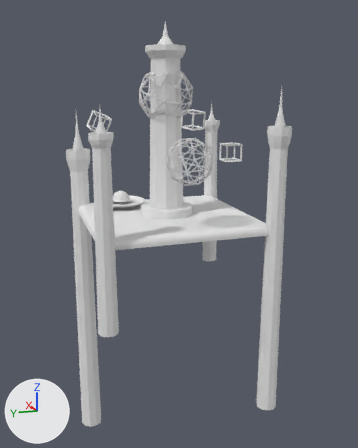
The Blender file meshes/vignette.blend: old version first, new version second.
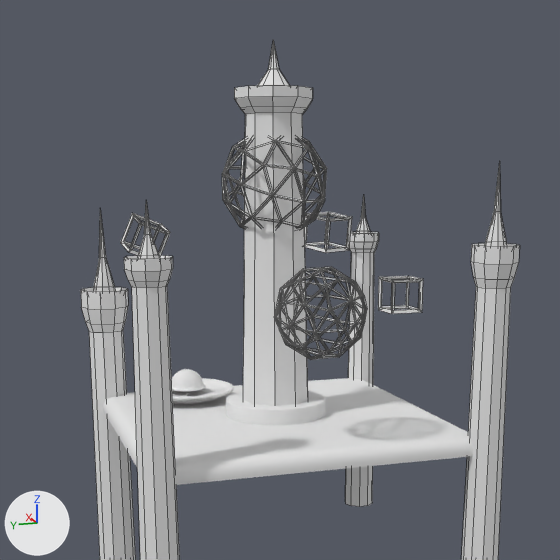
There are two pictures of each version: one whole from a 50 mm camera at (-29.02, 8.83, 7.2) aimed at (0.29, -0.92, -0.83), one close up on the part from 7% to 87% of the width and 0% to 65% of the height. The lights are fixed; the arrows at lower left show +X, +Y and +Z. The close-ups show mesh edges as thin lines.
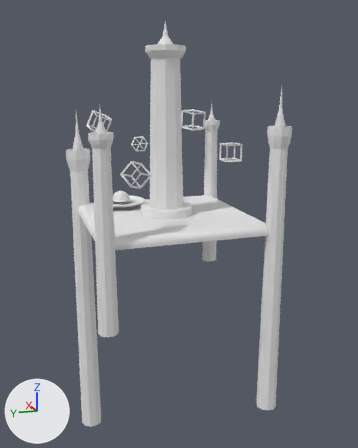
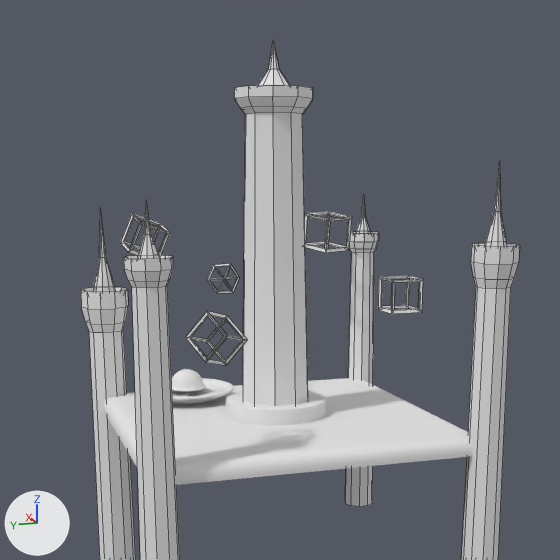
Changed parts and their boxes [x1, y1, x2, y2] in the close-ups (560 x 560 px):
'Sphere.2', deleted
    before: [274, 267, 367, 360]
'Sphere.1', deleted
    before: [222, 136, 327, 230]
'Cube.003', added
    after: [185, 311, 247, 365]
'Cube.004', added
    after: [207, 264, 240, 293]

Diff of the bpy script that builds the scene:
```diff
--- a/meshes/vignette.blend.py
+++ b/meshes/vignette.blend.py
@@ ob_sphere_1 @@
-ob_sphere_1 = bpy.data.objects.new('Sphere.1', me_sphere)
-ob_sphere_1.location = (0.0, 0.0, 7.17)
-ob_sphere_1.rotation_euler = (0.191, -0.269, -0.0184)  # degrees (11, -15, -1.1)
-ob_sphere_1.scale = (1.62, 1.62, 1.62)
-_m = ob_sphere_1.modifiers.new('Wireframe', 'WIREFRAME')
-_m.thickness = 0.0528
-_m.use_crease = True
-_m.crease_weight = 0.75
-_m.invert_vertex_group = True
@@ ob_sphere_2 @@
-ob_sphere_2 = bpy.data.objects.new('Sphere.2', me_sphere)
-ob_sphere_2.location = (-3.9, -0.14, 3.71)
-ob_sphere_2.rotation_euler = (-0.213, -0.187, 0.511)  # degrees (-12, -11, 29)
-ob_sphere_2.scale = (1.28, 1.28, 1.28)
-_m = ob_sphere_2.modifiers.new('Wireframe', 'WIREFRAME')
-_m.thickness = 0.0526
-_m.use_crease = True
-_m.crease_weight = 0.75
@@ ob_cube_003 @@
+ob_cube_003 = bpy.data.objects.new('Cube.003', me_cube)
+ob_cube_003.location = (-3.66, 2.78, 3.11)
+ob_cube_003.rotation_euler = (-0.893, 0.243, -0.847)  # degrees (-51, 14, -49)
+ob_cube_003.scale = (0.451, 0.451, 0.451)
+_m = ob_cube_003.modifiers.new('Wireframe', 'WIREFRAME')
+_m.thickness = 0.279
@@ ob_cube_004 @@
+ob_cube_004 = bpy.data.objects.new('Cube.004', me_cube)
+ob_cube_004.location = (3.02, 0.9, 4.07)
+ob_cube_004.rotation_euler = (-1.705, 0.784, -0.927)  # degrees (-98, 45, -53)
+ob_cube_004.scale = (0.316, 0.316, 0.316)
+_m = ob_cube_004.modifiers.new('Wireframe', 'WIREFRAME')
+_m.thickness = 0.279
```
